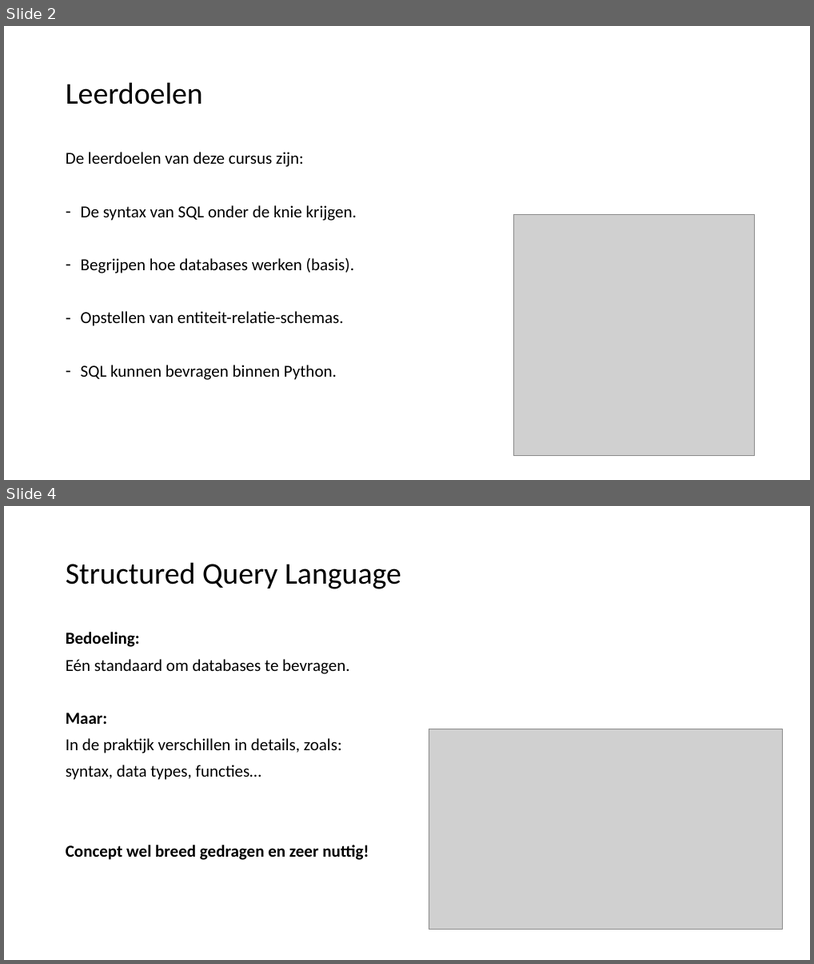
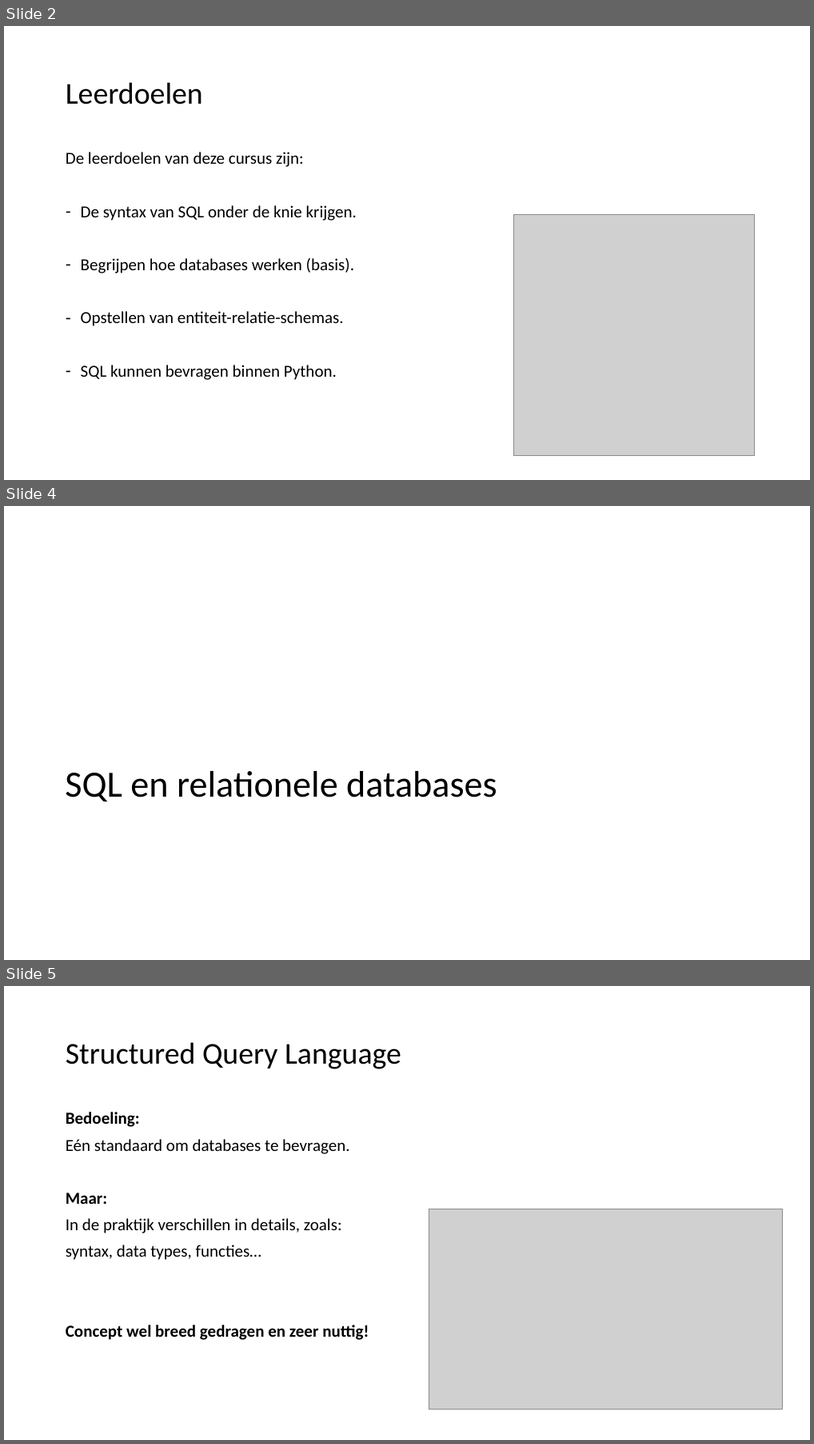
Before and after one commit to LFKoning/knowledge-sharing, a slide deck: sql_course/1_basics/1_basics.pptx. Shown one above the other, each under a label of ours: slides 2 and 4 before the commit, slides 2, 4 and 5 after it; the slides between them are not shown. The pictures are 814x964 and 814x1444 pixels, drawn with LibreOffice and Linux fonts; fonts in the diff are those of the drawing; grey boxes stand for pictures. Boxes give left, top, right and bottom in pixels: in the first picture for what was removed or moved away, otherwise in the second. Text is boxed around its words. In the diff, an @@ line names an element or a change of style, - is before the commit and + after.

```diff
--- a/sql_course/1_basics/1_basics.pptx
+++ b/sql_course/1_basics/1_basics.pptx
@@ slide 4 added at <box>4,506,810,960</box>, background #FFFFFF @@
@@ title added at <box>65,771,497,801</box>, 44 pt, text #000000 @@
+SQL en relationele databases
@@ what was slide 4 is now slide 5 @@
```
Also in this commit, not shown: 12 slides changed, 1 other file.
